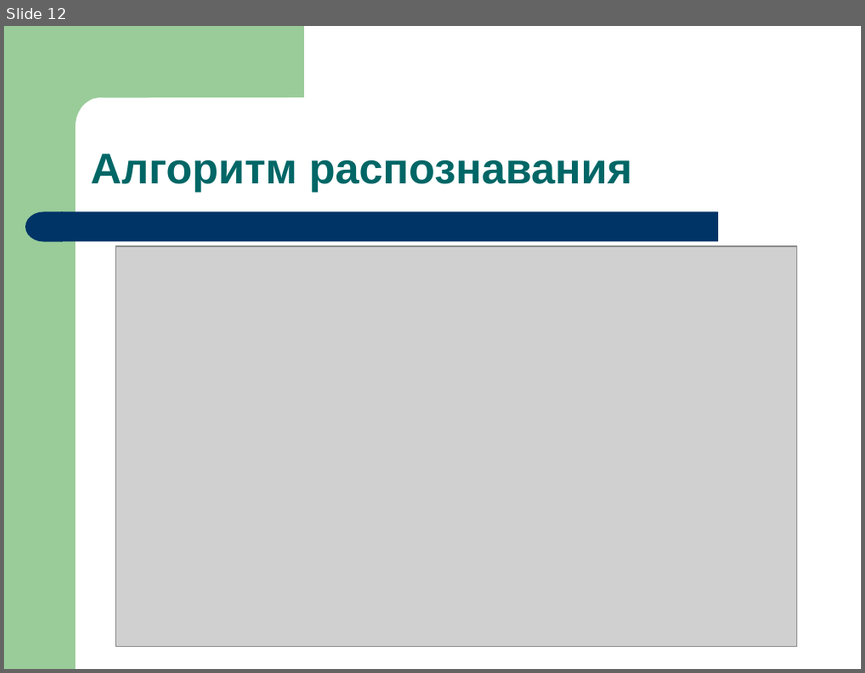
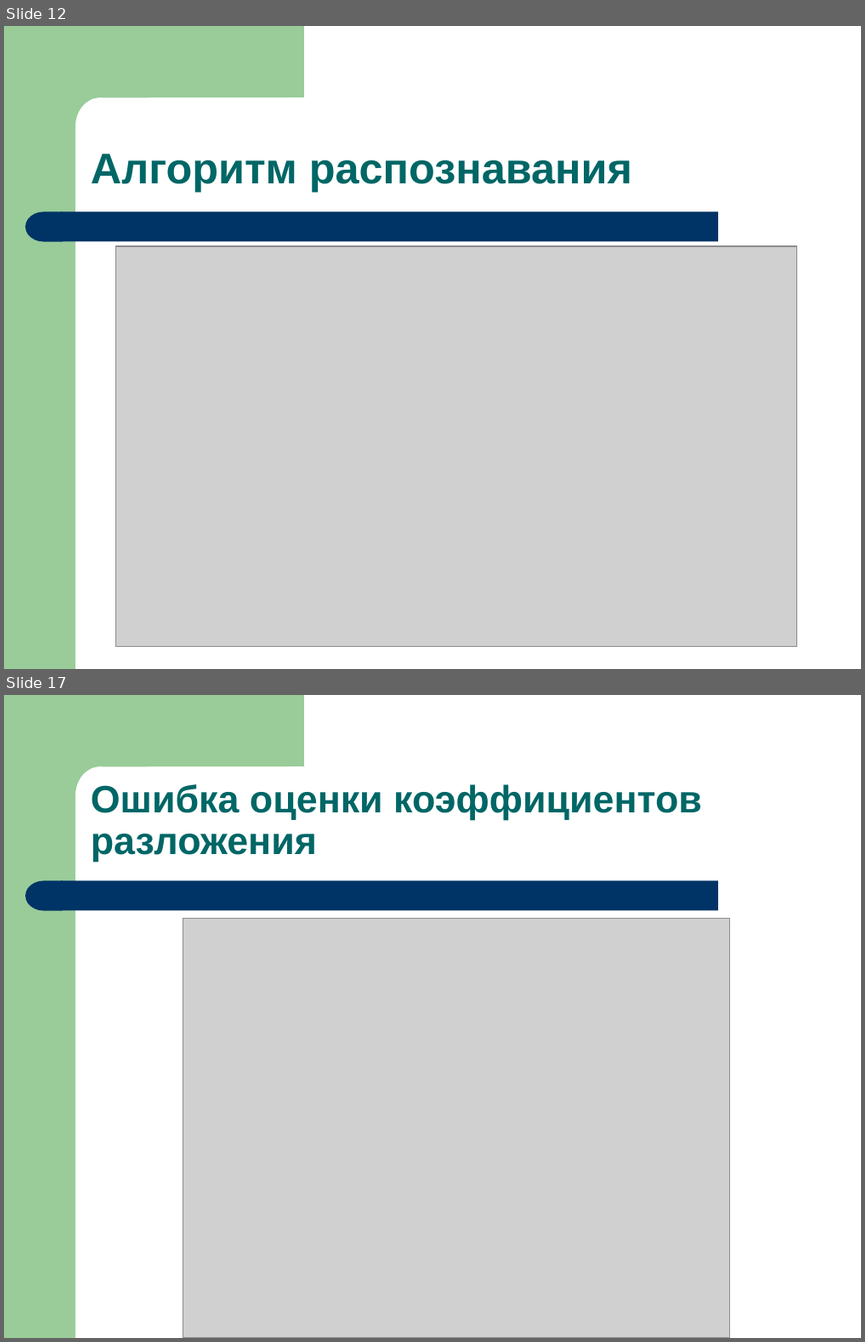
Before and after one commit to iskra-vitaly/mdiser, a slide deck: defend/present/Iskra.V.V.Defence.ppt. Shown one above the other, each under a label of ours: slide 12 before the commit, slides 12 and 17 after it; the slides between them are not shown. The pictures are 865x673 and 865x1342 pixels, drawn with LibreOffice and Linux fonts; fonts in the diff are those of the drawing; grey boxes stand for pictures. Boxes give left, top, right and bottom in pixels: in the first picture for what was removed or moved away, otherwise in the second. Text is boxed around its words. In the diff, an @@ line names an element or a change of style, - is before the commit and + after.

```diff
--- a/defend/present/Iskra.V.V.Defence.ppt
+++ b/defend/present/Iskra.V.V.Defence.ppt
@@ slide 17 added at bbox=[4, 695, 861, 1338], background #FFFFFF; not listed: 4 template elements that a slide beside it also shows @@
@@ text added at bbox=[91, 784, 702, 862], 32 pt, text #006666, bold @@
+Ошибка оценки коэффициентов разложения
@@ picture added at bbox=[183, 918, 730, 1338] @@
```
Also in this commit, not shown: 1 slide changed, 7 other slides added, 2 other files.
